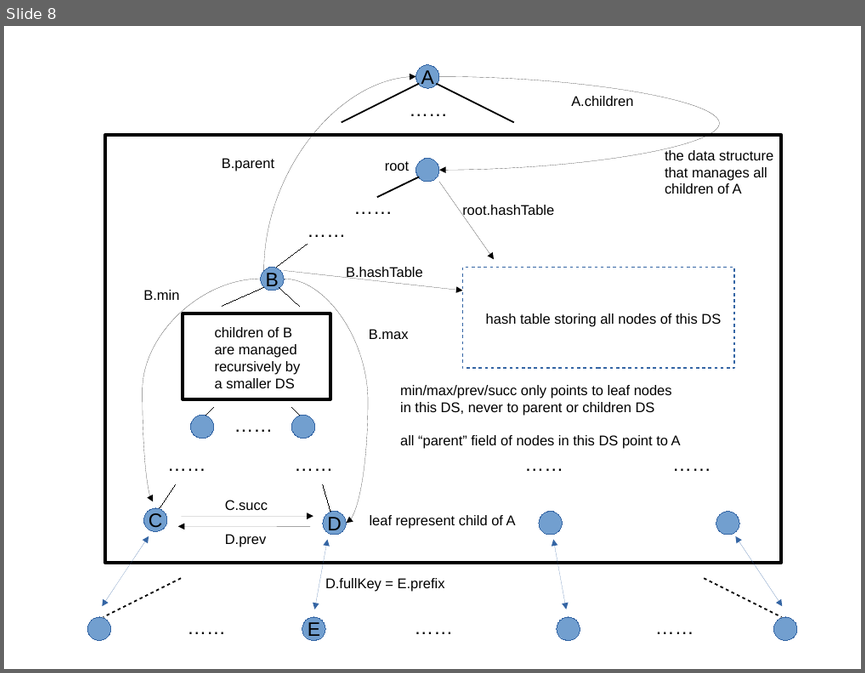
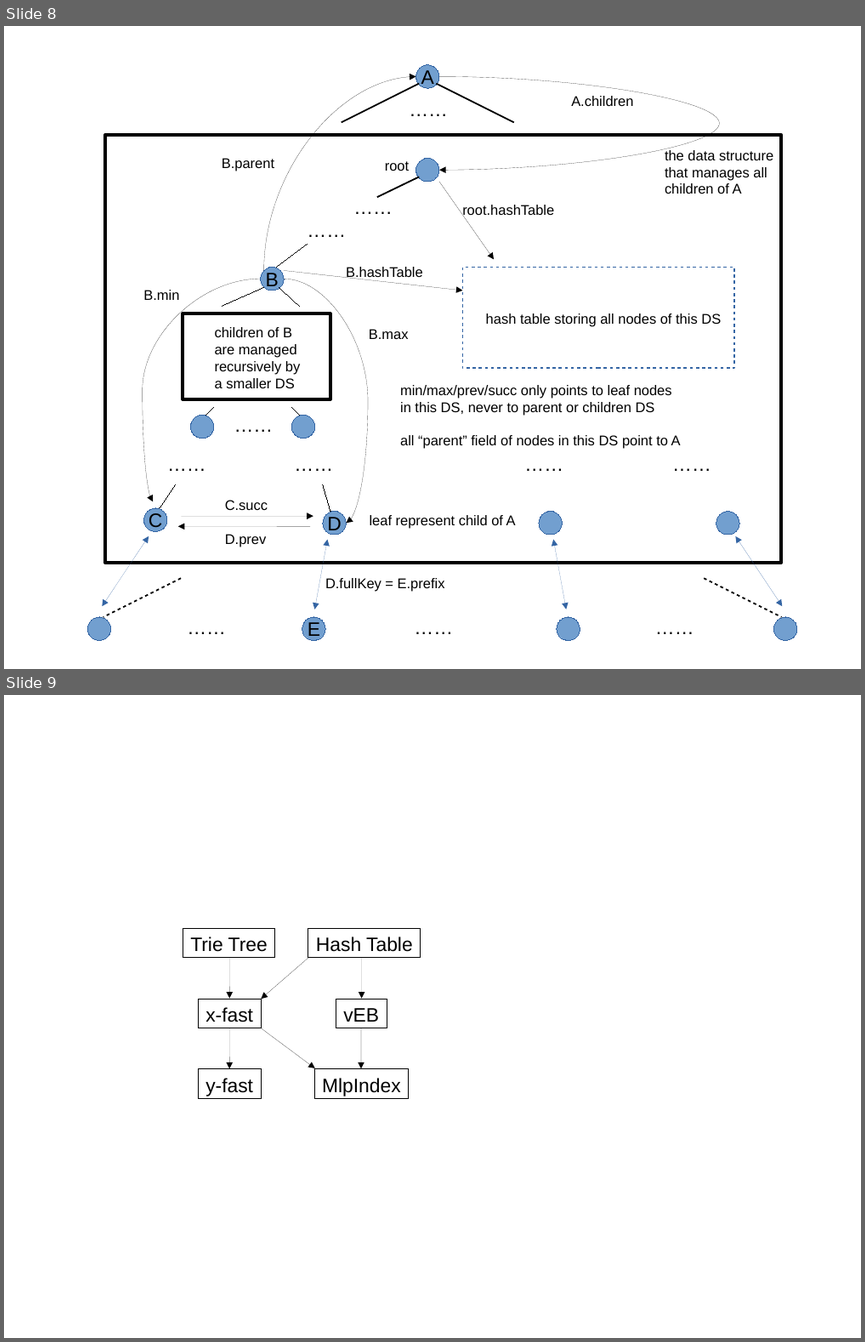
Before and after one commit to sillycross/efficient-mlp, a slide deck: 1.odp. Shown one above the other, each under a label of ours: slide 8 before the commit, slides 8 and 9 after it. The pictures are 865x673 and 865x1342 pixels, drawn with LibreOffice and Linux fonts; fonts in the diff are those of the drawing. Boxes give left, top, right and bottom in pixels: in the first picture for what was removed or moved away, otherwise in the second. Text is boxed around its words. In the diff, an @@ line names an element or a change of style, - is before the commit and + after.

Commit message:
added another table per discussion with vlad

```diff
--- a/1.odp
+++ b/1.odp
@@ slide 9 added at [4,695,861,1338], background #FFFFFF @@
@@ rectangle added at [182,928,275,958], outline #000000 0 pt, 18 pt, text #000000 @@
+Trie Tree
@@ rectangle added at [308,928,420,958], outline #000000 0 pt, 18 pt, text #000000 @@
+Hash Table
@@ arrow added from (229, 958) to (229, 998), #000000 0 pt @@
@@ arrow added from (308, 958) to (262, 999), #000000 0 pt @@
@@ arrow added from (362, 958) to (362, 998), #000000 0 pt @@
@@ rectangle added at [199,999,262,1028], outline #000000 0 pt, 18 pt, text #000000 @@
+x-fast
@@ rectangle added at [336,999,387,1028], outline #000000 0 pt, 18 pt, text #000000 @@
+vEB
@@ arrow added from (229, 1027) to (229, 1069), #000000 0 pt @@
@@ arrow added from (262, 1027) to (315, 1068), #000000 0 pt @@
@@ arrow added from (361, 1027) to (361, 1069), #000000 0 pt @@
@@ rectangle added at [199,1069,262,1099], outline #000000 0 pt, 18 pt, text #000000 @@
+y-fast
@@ rectangle added at [314,1069,409,1099], outline #000000 0 pt, 18 pt, text #000000 @@
+MlpIndex
```
Also in this commit, not shown: 2 other files.
